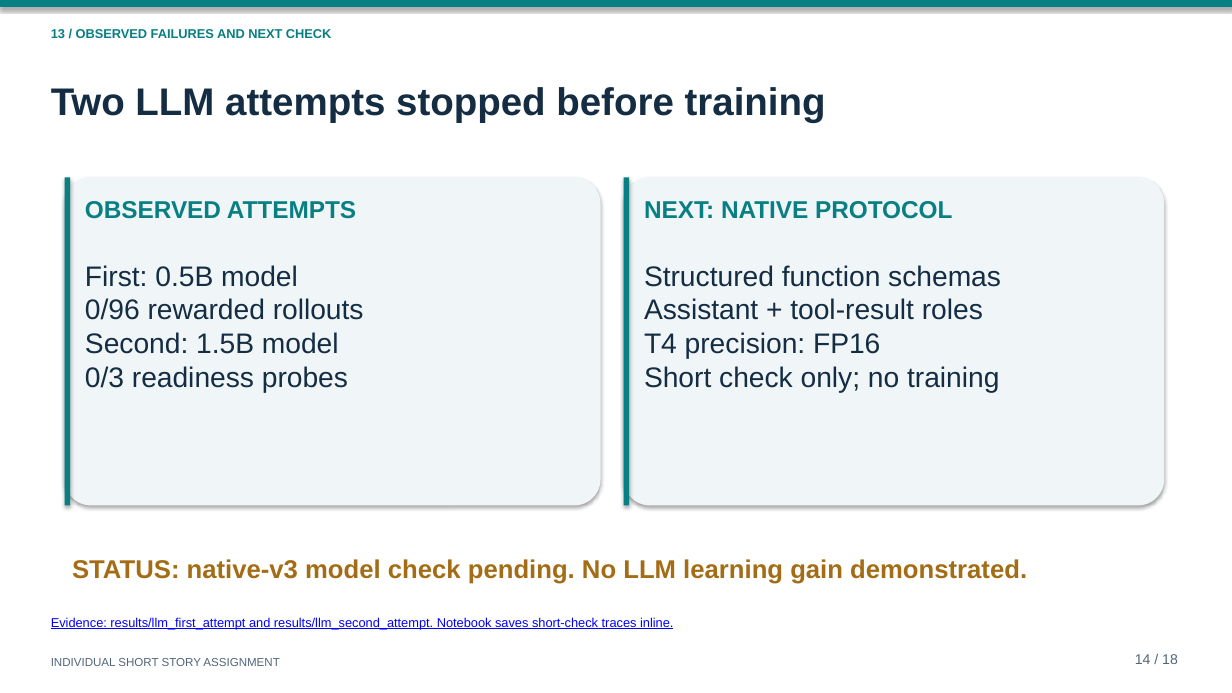
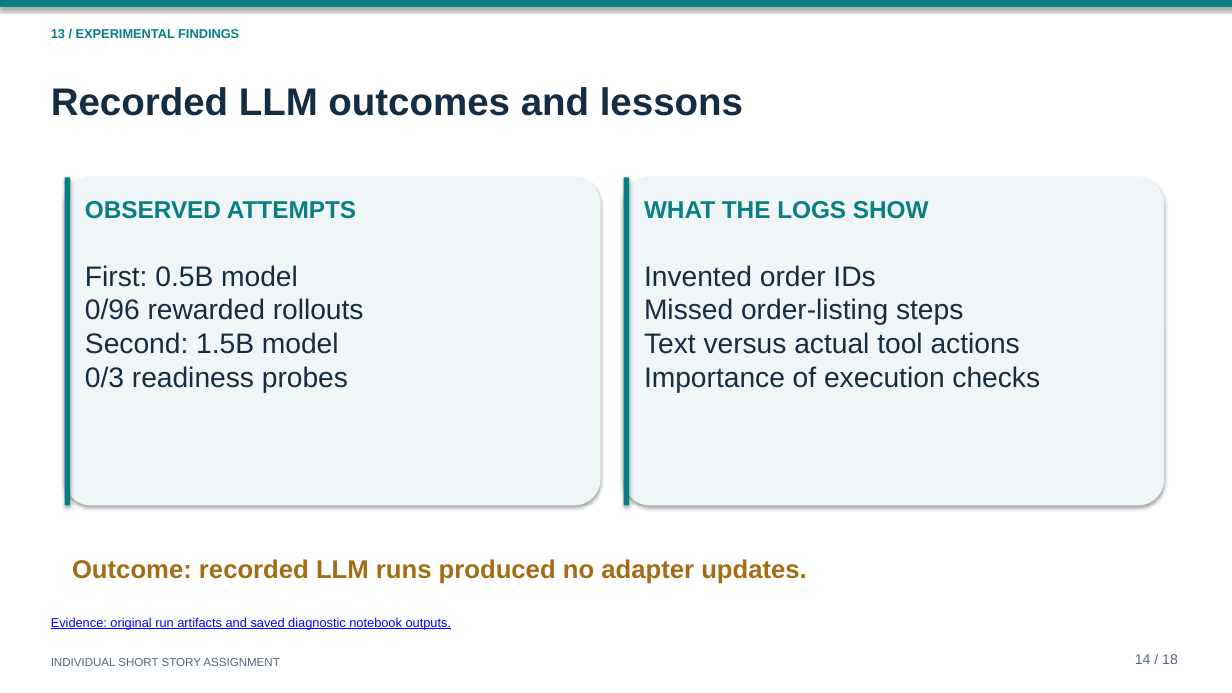
Before and after one commit to Deep-Dhaduk/Self-Challenging-Language-Model-Agents, a slide deck: slide 14 of slides/self_challenging_agents.pptx. Drawn at 1232x693 pixels with LibreOffice and Linux fonts; fonts in the diff are those of the drawing. Boxes give left, top, right and bottom in pixels: in the first picture for what was removed or moved away, otherwise in the second. Text is boxed around its words. In the diff, an @@ line names an element or a change of style, - is before the commit and + after.

Commit message:
Finalize executed notebook and simplify assignment artifacts

```diff
--- a/slides/self_challenging_agents.pptx
+++ b/slides/self_challenging_agents.pptx
@@ text at box(51, 29, 239, 38): text changed @@
-13 / OBSERVED FAILURES AND NEXT CHECK
+13 / EXPERIMENTAL FINDINGS
@@ text at box(51, 87, 743, 116): text changed @@
-Two LLM attempts stopped before training
+Recorded LLM outcomes and lessons
@@ text at box(644, 201, 929, 219): text changed @@
-NEXT: NATIVE PROTOCOL
+WHAT THE LOGS SHOW
@@ text at box(644, 265, 1040, 393): text changed @@
-Structured function schemas
-Assistant + tool-result roles
-T4 precision: FP16
-Short check only; no training
+Invented order IDs
+Missed order-listing steps
+Text versus actual tool actions
+Importance of execution checks
@@ text at box(72, 559, 807, 584): text changed @@
-STATUS: native-v3 model check pending. No LLM learning gain demonstrated.
+Outcome: recorded LLM runs produced no adapter updates.
@@ text at box(51, 617, 452, 630): text changed @@
-Evidence: results/llm_first_attempt and results/llm_second_attempt. Notebook saves short-check traces inline.
+Evidence: original run artifacts and saved diagnostic notebook outputs.
```
Also in this commit, not shown: 4 other slides changed, 12 other files.
